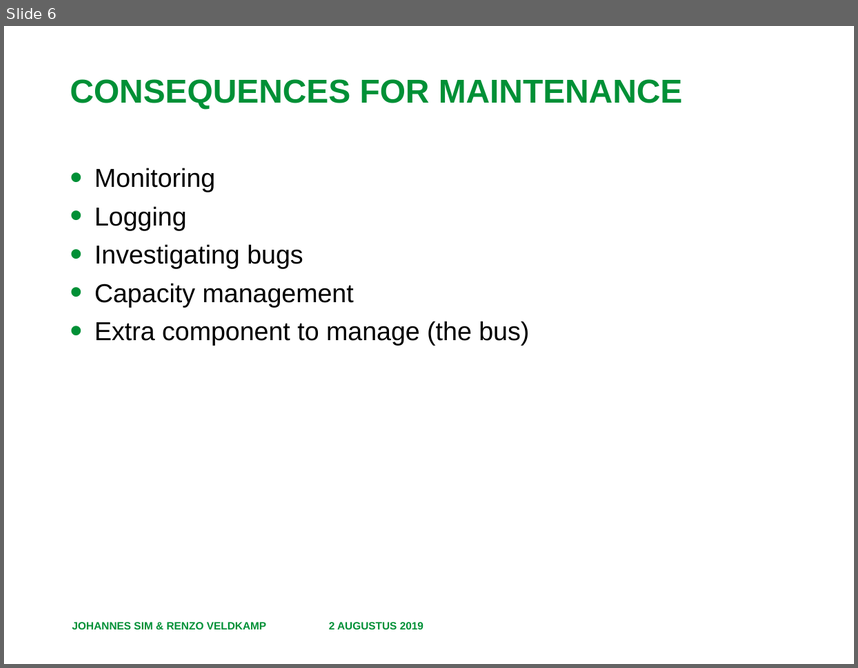
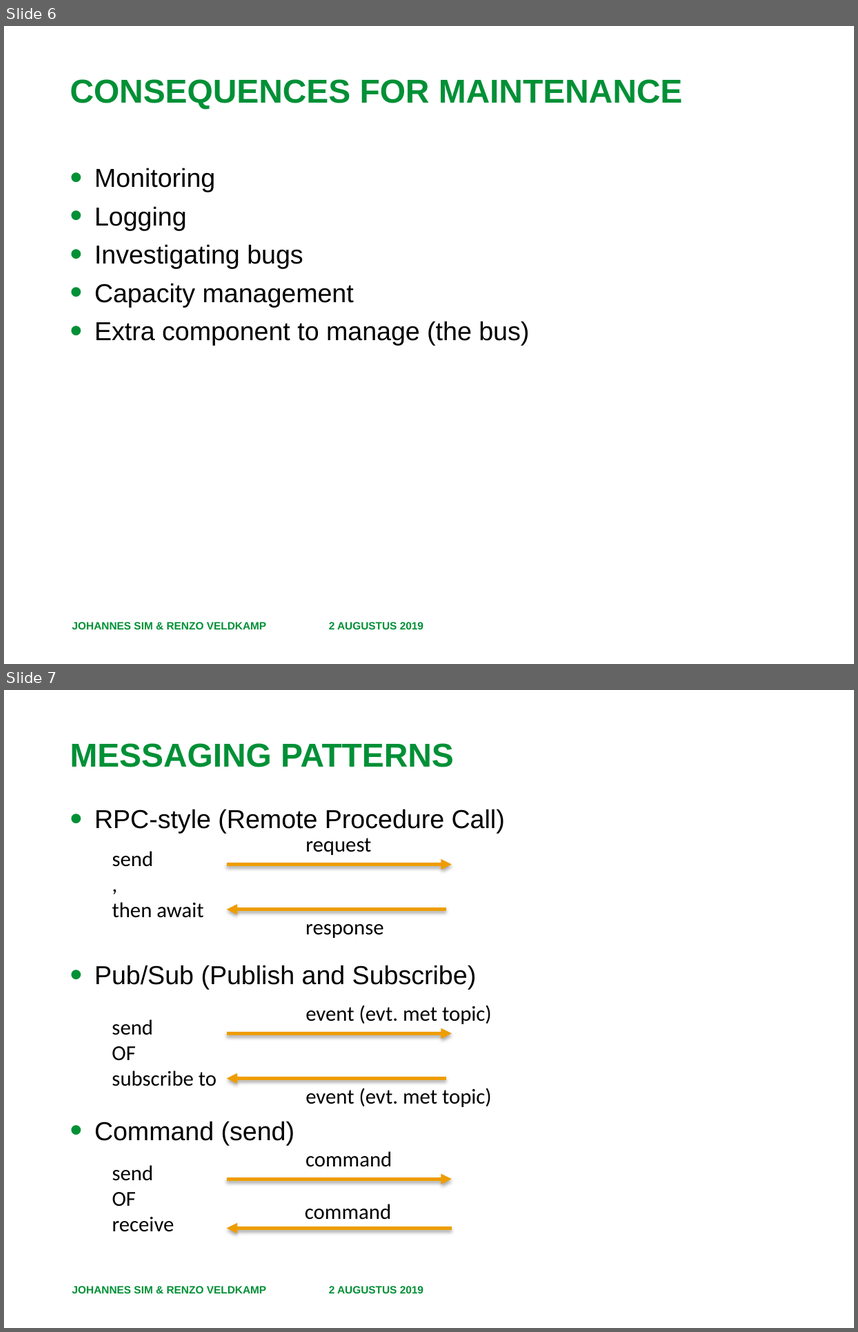
Before and after one commit to RenzoVeldkamp/MicroContainer, a slide deck: Presentatie/Microservices 102 20190802.pptx. Shown one above the other, each under a label of ours: slide 6 before the commit, slides 6 and 7 after it. The pictures are 858x668 and 858x1332 pixels, drawn with LibreOffice and Linux fonts; fonts in the diff are those of the drawing; background and template pictures are left out. Boxes give left, top, right and bottom in pixels: in the first picture for what was removed or moved away, otherwise in the second. Text is boxed around its words. In the diff, an @@ line names an element or a change of style, - is before the commit and + after.

Commit message:
final updates of microservices 102 (msg patterns)

```diff
--- a/Presentatie/Microservices 102 20190802.pptx
+++ b/Presentatie/Microservices 102 20190802.pptx
@@ slide 7 added at (x1=4, y1=690, x2=854, y2=1328), background #FFFFFF @@
@@ title added at (x1=70, y1=743, x2=454, y2=767), 28 pt, text #009036, bold @@
+MESSAGING PATTERNS
@@ text added at (x1=94, y1=809, x2=505, y2=1145), 22 pt, text #000000 @@
+• RPC-style (Remote Procedure Call)
+• Pub/Sub (Publish and Subscribe)
+• Command (send)
@@ text added at (x1=112, y1=851, x2=203, y2=918), 18 pt, text #000000 @@
+send
+,
+then await
@@ text added at (x1=306, y1=838, x2=371, y2=855), 18 pt, text #000000 @@
+request
@@ arrow added from (227, 865) to (452, 865), #EE9D00 3 pt @@
@@ arrow added from (446, 909) to (227, 909), #EE9D00 3 pt @@
@@ text added at (x1=306, y1=924, x2=384, y2=938), 18 pt, text #000000 @@
+response
@@ text added at (x1=112, y1=1019, x2=217, y2=1086), 18 pt, text #000000 @@
+send
+OF
+subscribe to
@@ text added at (x1=306, y1=1005, x2=492, y2=1024), 18 pt, text #000000 @@
+event (evt. met topic)
@@ arrow added from (227, 1034) to (452, 1034), #EE9D00 3 pt @@
@@ arrow added from (446, 1078) to (227, 1078), #EE9D00 3 pt @@
@@ text added at (x1=306, y1=1087, x2=492, y2=1107), 18 pt, text #000000 @@
+event (evt. met topic)
@@ text added at (x1=112, y1=1165, x2=174, y2=1232), 18 pt, text #000000 @@
+send
+OF
+receive
@@ text added at (x1=306, y1=1151, x2=392, y2=1167), 18 pt, text #000000 @@
+command
@@ arrow added from (227, 1179) to (452, 1179), #EE9D00 3 pt @@
@@ text added at (x1=305, y1=1203, x2=391, y2=1219), 18 pt, text #000000 @@
+command
@@ arrow added from (452, 1228) to (227, 1228), #EE9D00 3 pt @@
@@ text added at (x1=72, y1=1285, x2=266, y2=1293), 9 pt, text #009036, bold @@
+JOHANNES SIM & RENZO VELDKAMP
@@ text added at (x1=329, y1=1285, x2=424, y2=1293), 9 pt, text #009036, bold @@
+2 AUGUSTUS 2019
```
Also in this commit, not shown: 1 slide changed.
